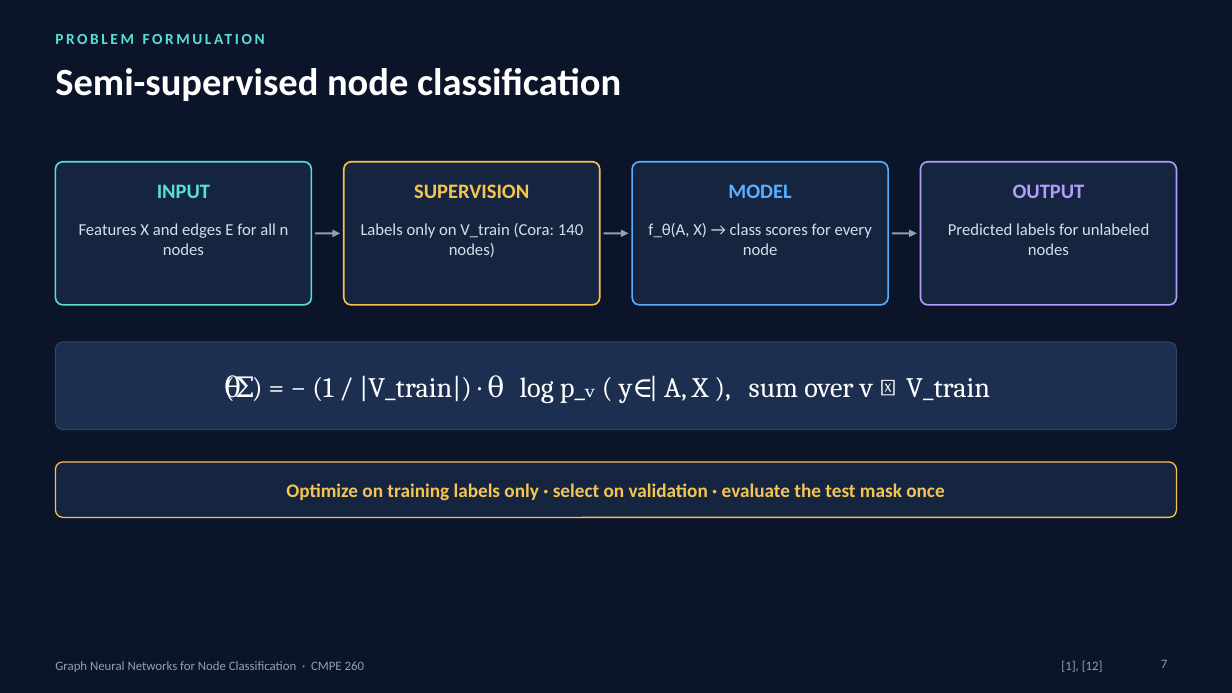
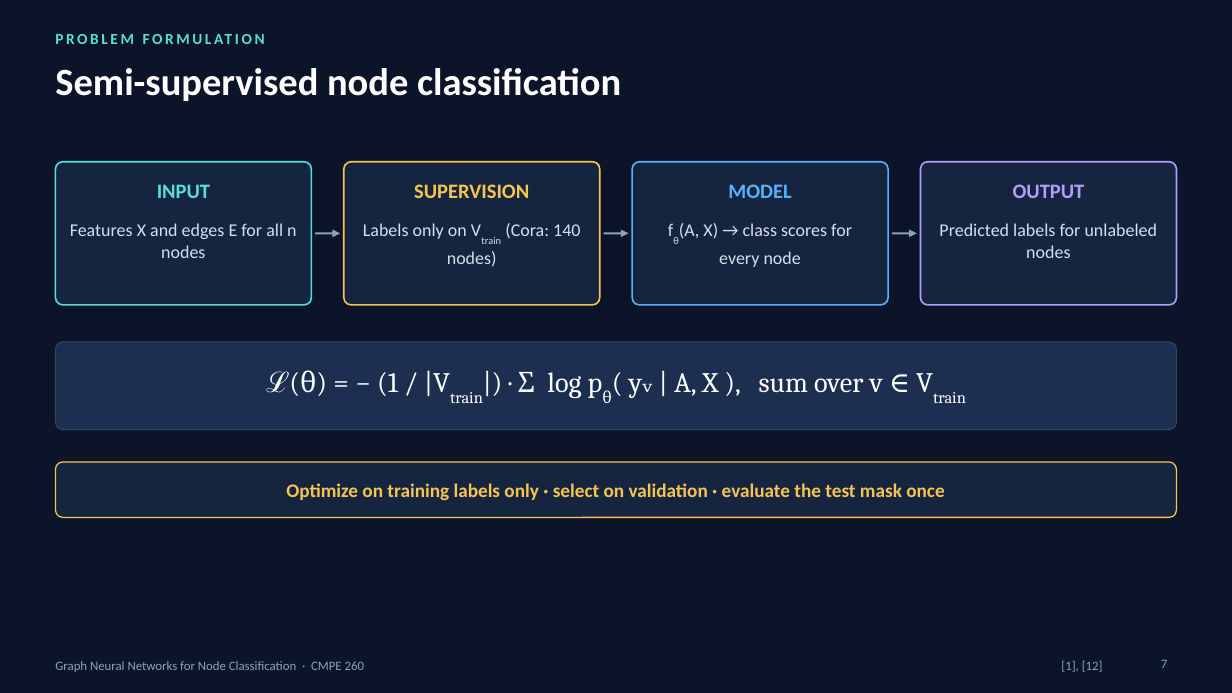
Before and after one commit to DMgaming00/CMPE-260, a slide deck: slide 7 of Project 3/presentation/GNN_Lecture_60_Slides.pptx. Drawn at 1232x693 pixels with LibreOffice and Linux fonts; fonts in the diff are those of the drawing. Boxes give left, top, right and bottom in pixels: in the first picture for what was removed or moved away, otherwise in the second. Text is boxed around its words. In the diff, an @@ line names an element or a change of style, - is before the commit and + after.

```diff
--- a/Project 3/presentation/GNN_Lecture_60_Slides.pptx
+++ b/Project 3/presentation/GNN_Lecture_60_Slides.pptx
@@ text "Features X and edges E ..." at [70, 223, 296, 258]: size 13 to 14 pt @@
@@ text at [363, 223, 580, 267]: text changed; size 13 to 14 pt @@
-Labels only on V_train (Cora: 140 nodes)
+Labels only on Vtrain (Cora: 140 nodes)
@@ text at [679, 223, 852, 267]: text changed; size 13 to 14 pt @@
-f_θ(A, X) → class scores for every node
+fθ(A, X) → class scores for every node
@@ text "Predicted labels for unlabeled nodes" at [939, 223, 1158, 258]: size 13 to 14 pt @@
@@ text at [266, 370, 883, 398]: text changed @@
-ℒ(θ) = − (1 / |V_train|) · Σ log p_θ( yᵥ | A, X ), sum over v ∈ V_train
+ℒ(θ) = − (1 / |Vtrain|) · Σ log pθ( yᵥ | A, X ), sum over v ∈ Vtrain
```
Also in this commit, not shown: 22 other slides changed, 7 other files.
